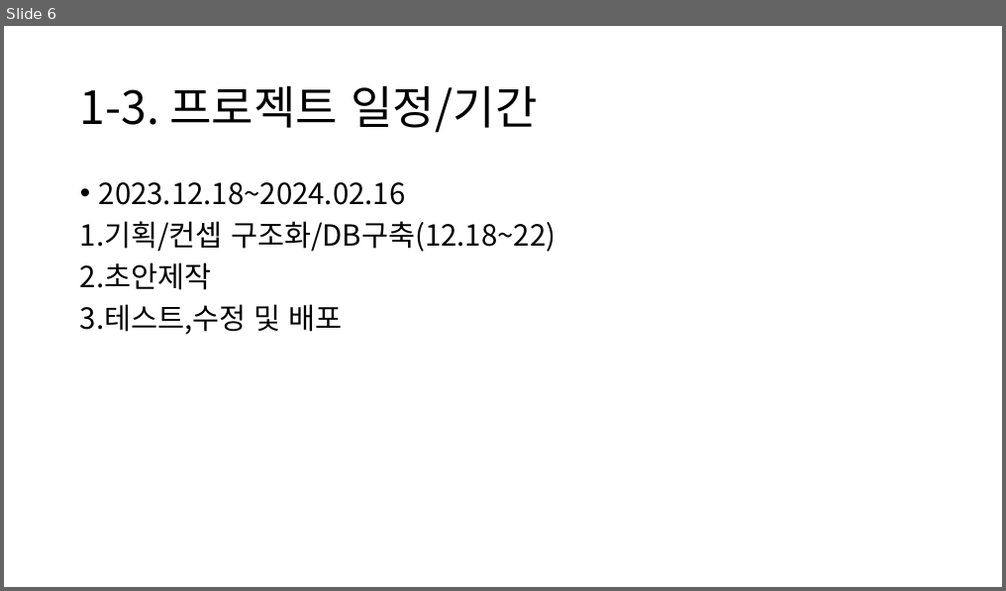
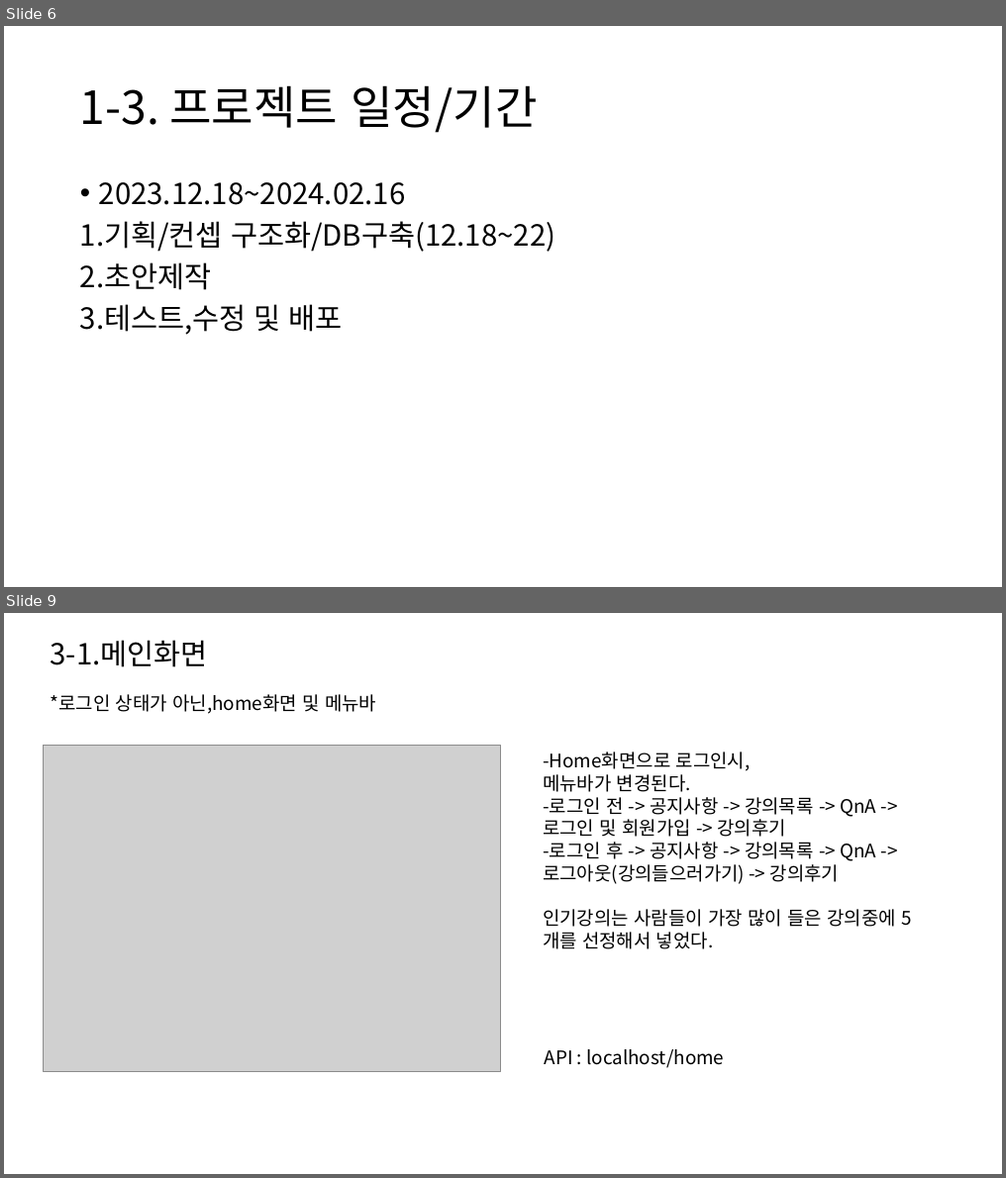
Before and after one commit to choigo1996/discord, a slide deck: 2차 프로젝트/2차 프로젝트.pptx. Shown one above the other, each under a label of ours: slide 6 before the commit, slides 6 and 9 after it; the slides between them are not shown. The pictures are 1006x591 and 1006x1178 pixels, drawn with LibreOffice and Linux fonts; fonts in the diff are those of the drawing; grey boxes stand for pictures. Boxes give left, top, right and bottom in pixels: in the first picture for what was removed or moved away, otherwise in the second. Text is boxed around its words. In the diff, an @@ line names an element or a change of style, - is before the commit and + after.

```diff
--- a/2차 프로젝트/2차 프로젝트.pptx
+++ b/2차 프로젝트/2차 프로젝트.pptx
@@ slide 9 added at box(4, 613, 1002, 1174), background #FFFFFF @@
@@ text added at box(51, 640, 208, 667), 28 pt, text #000000 @@
+3-1.메인화면
@@ text added at box(51, 694, 376, 714), 18 pt, text #000000 @@
+*로그인 상태가 아닌,home화면 및 메뉴바
@@ picture added at box(43, 746, 501, 1071) @@
@@ text added at box(543, 752, 896, 950), 18 pt, text #000000 @@
+-Home화면으로 로그인시,
+메뉴바가 변경된다.
+-로그인 전 -> 공지사항 -> 강의목록 -> QnA -> 로그인 및 회원가입 -> 강의후기
+-로그인 후 -> 공지사항 -> 강의목록 -> QnA -> 로그아웃(강의들으러가기) -> 강의후기
+인기강의는 사람들이 가장 많이 들은 강의중에 5개를 선정해서 넣었다.
@@ text added at box(545, 1050, 724, 1068), 18 pt, text #000000 @@
+API : localhost/home
```
Also in this commit, not shown: 2 slides changed, 13 other slides added, 6 slides removed.
